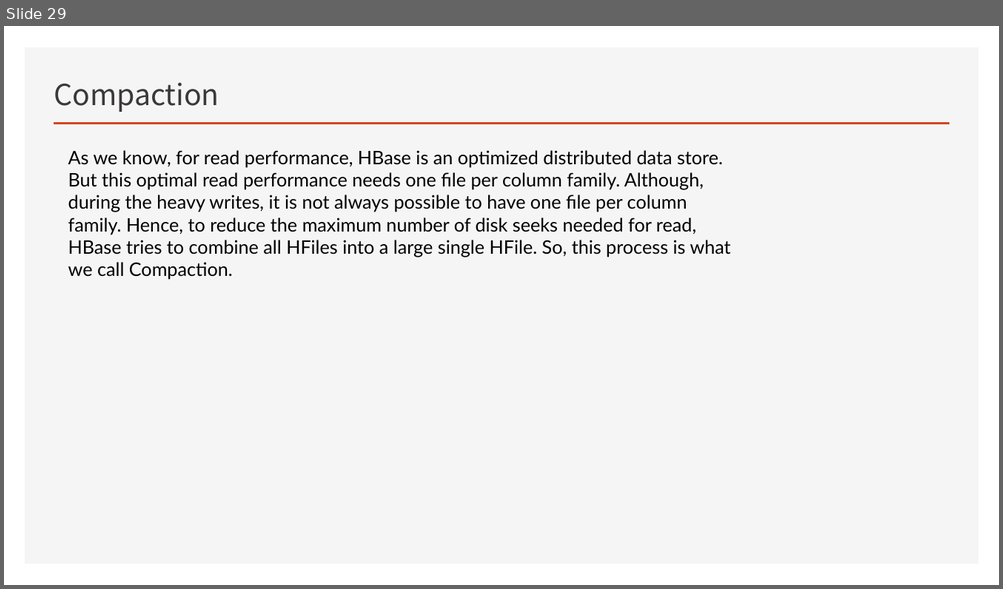
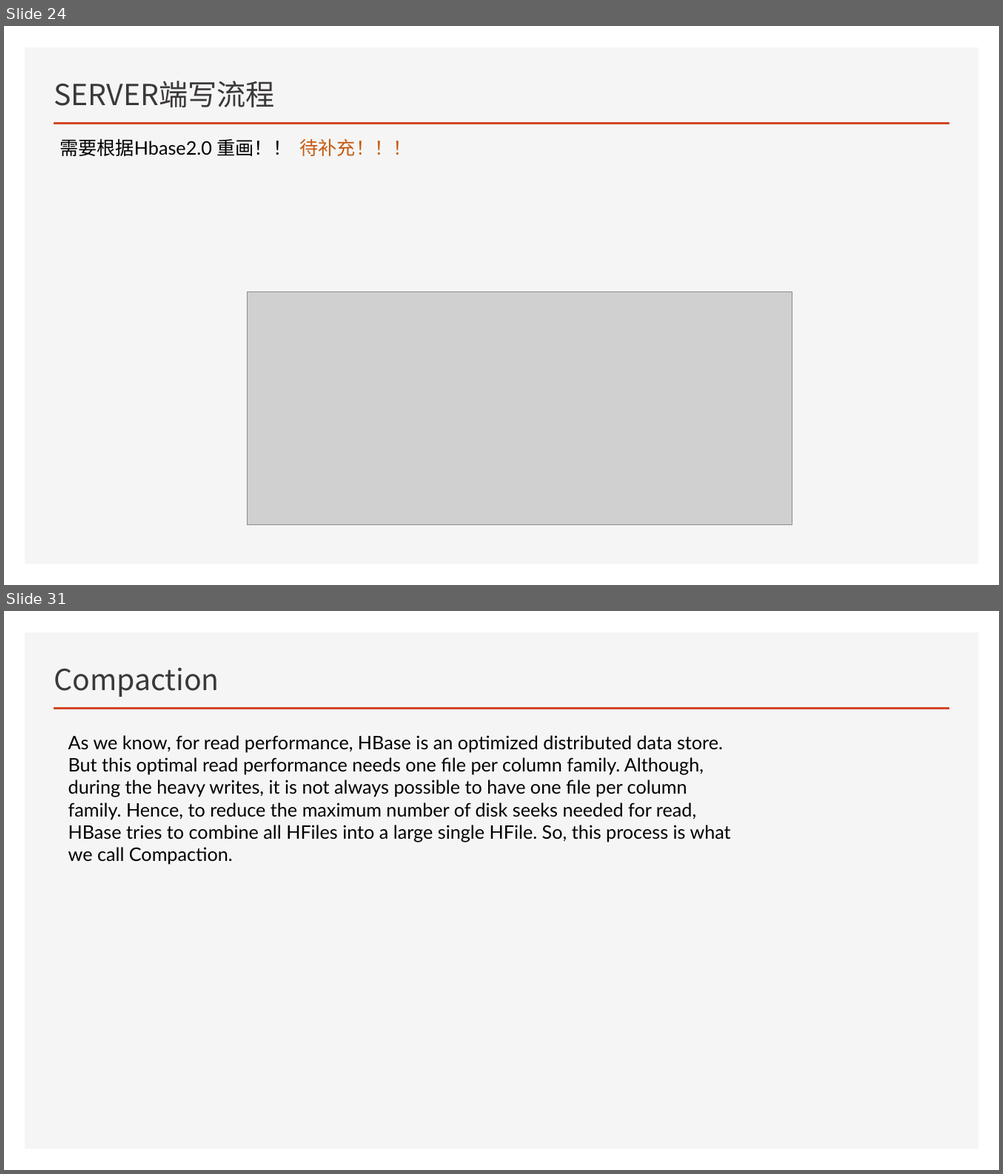
Before and after one commit to Zhangwusheng/Zhangwusheng.github.io, a slide deck: _posts/Hbase基本原理副本.pptx. Shown one above the other, each under a label of ours: slide 29 before the commit, slides 24 and 31 after it; the slides between them are not shown. The pictures are 1003x589 and 1003x1174 pixels, drawn with LibreOffice and Linux fonts; fonts in the diff are those of the drawing; grey boxes stand for pictures. Boxes give left, top, right and bottom in pixels: in the first picture for what was removed or moved away, otherwise in the second. Text is boxed around its words. In the diff, an @@ line names an element or a change of style, - is before the commit and + after.

```diff
--- a/_posts/Hbase基本原理副本.pptx
+++ b/_posts/Hbase基本原理副本.pptx
@@ slide 24 added at [4,26,999,585], background #FFFFFF; not listed: 2 template elements that a slide beside it also shows @@
@@ title added at [54,81,276,107], 28 pt, text #3B3838 @@
+SERVER端写流程
@@ text added at [60,139,412,156], 18 pt, text #000000 @@
+需要根据Hbase2.0 重画！！ 待补充！！！
@@ picture added at [247,292,792,525] @@
@@ what was slide 29 is now slide 31 @@
```
Also in this commit, not shown: 3 slides changed, 3 other slides added, 2 slides removed.
